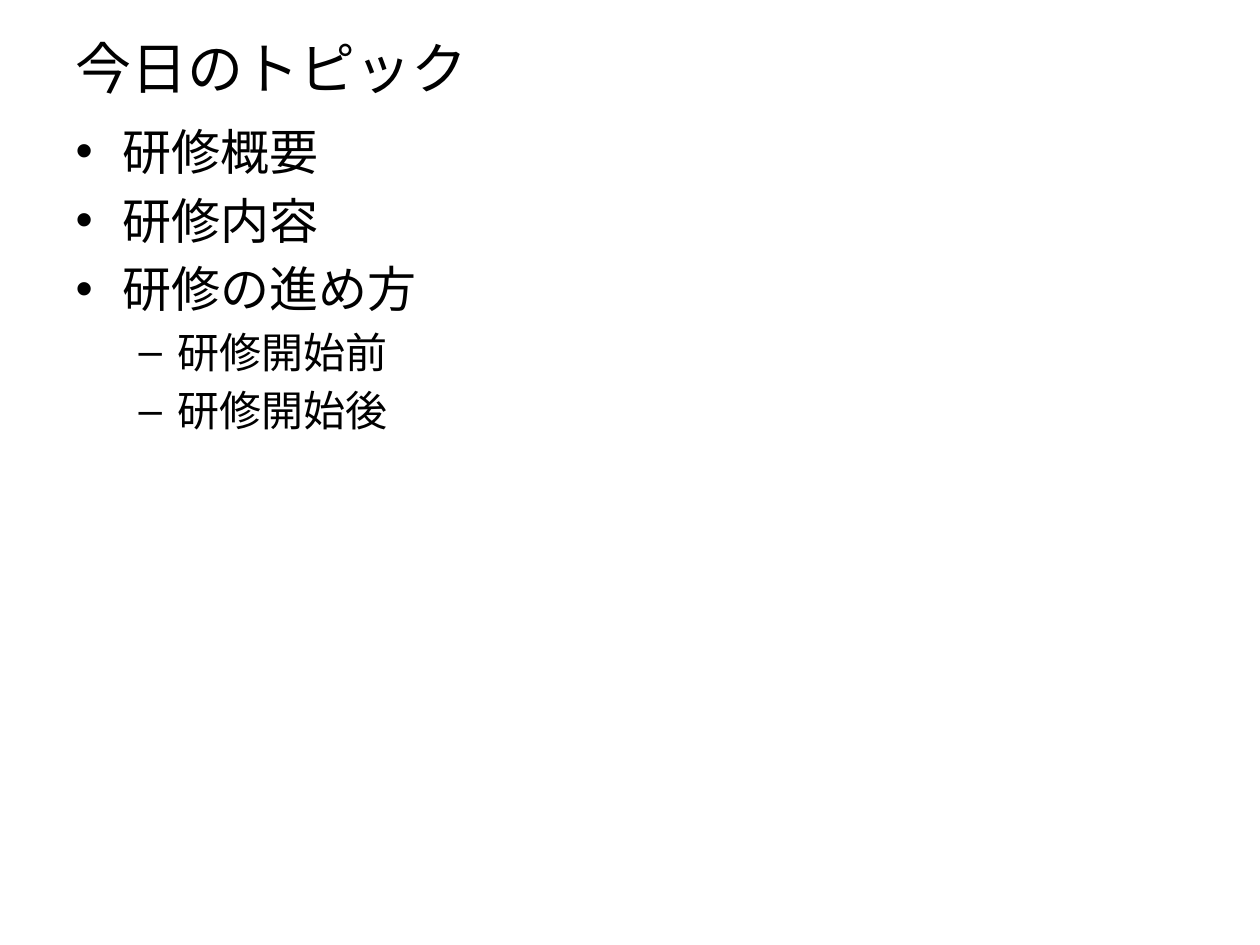
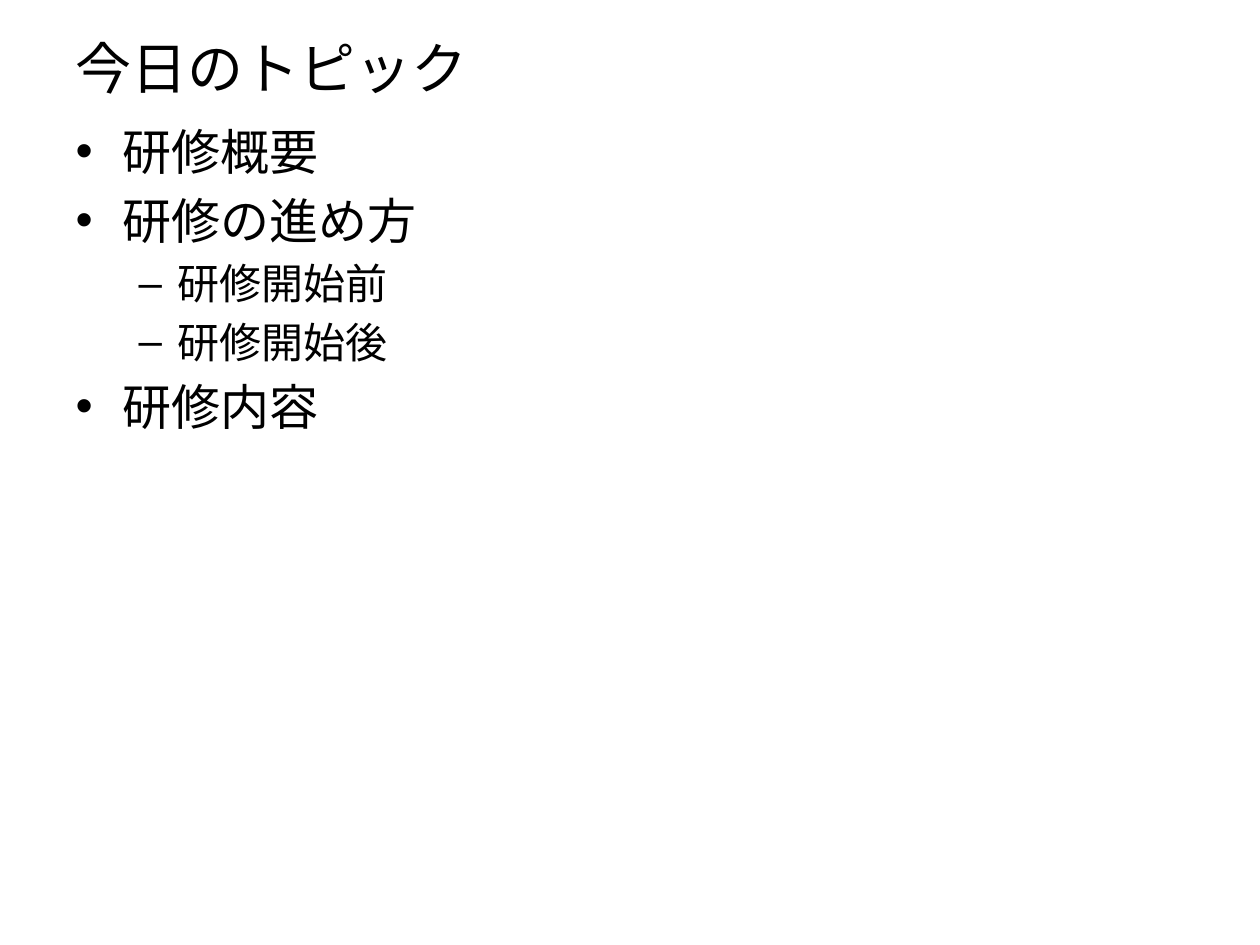
Before and after one commit to N-Saito/Training, a slide deck: slide 1 of 新人研修.pptx. Drawn at 1260x945 pixels with LibreOffice and Linux fonts; fonts in the diff are those of the drawing. Boxes give left, top, right and bottom in pixels: in the first picture for what was removed or moved away, otherwise in the second. Text is boxed around its words. In the diff, an @@ line names an element or a change of style, - is before the commit and + after.

```diff
--- a/新人研修.pptx
+++ b/新人研修.pptx
@@ text at [123, 197, 319, 243]: paragraph removed @@
-• 研修内容
@@ text at [123, 383, 319, 429]: paragraph added @@
+• 研修内容
```
Also in this commit, not shown: 6 other slides changed, 1 other file.
